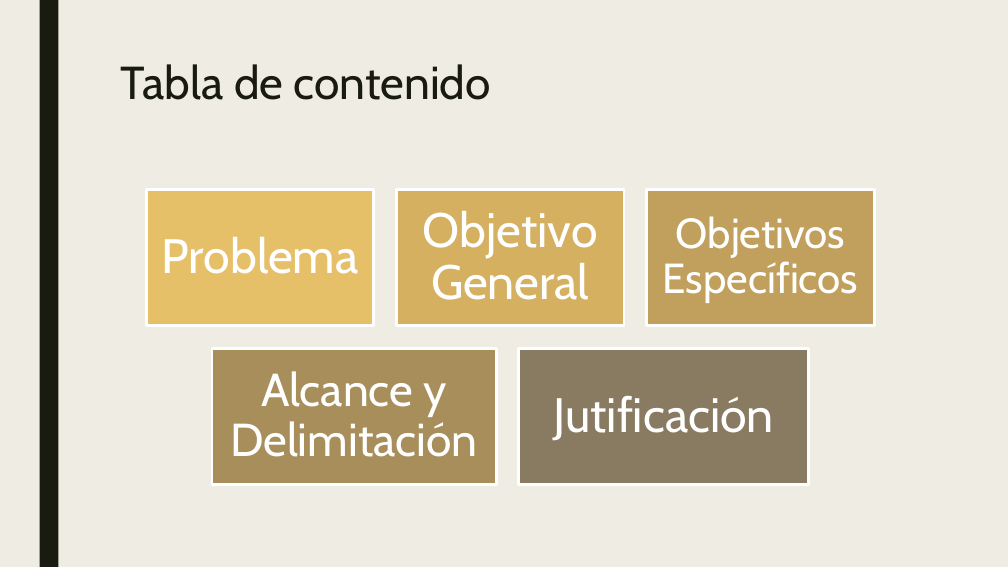
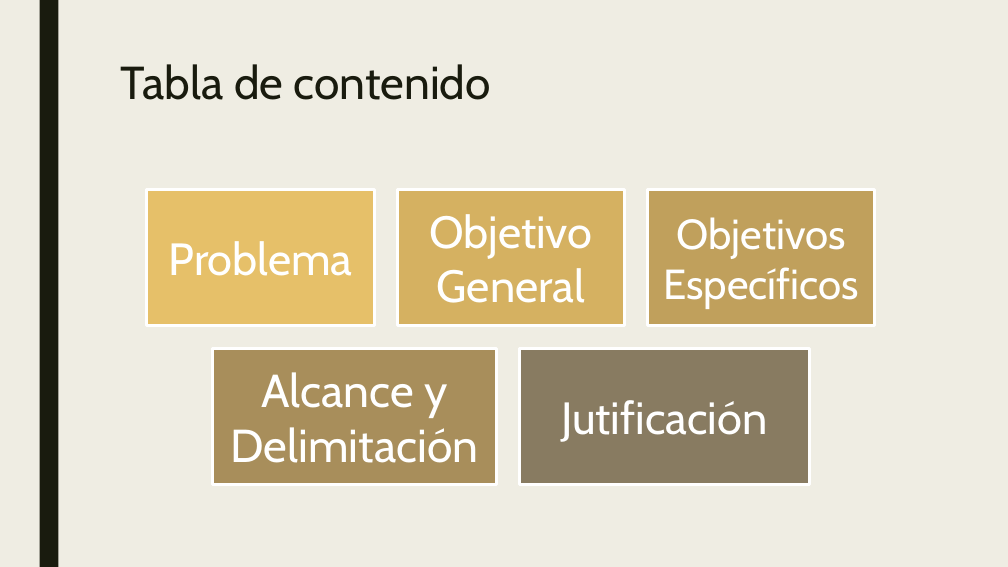
Before and after one commit to Helinks/SI-DLYTime, a slide deck: slide 2 of Docs/Trimestre I/01-Entregable presentación/DLYTime.pptx. Drawn at 1008x567 pixels with LibreOffice and Linux fonts; fonts in the diff are those of the drawing. Boxes give left, top, right and bottom in pixels: in the first picture for what was removed or moved away, otherwise in the second. Text is boxed around its words. In the diff, an @@ line names an element or a change of style, - is before the commit and + after.

```diff
--- a/Docs/Trimestre I/01-Entregable presentación/DLYTime.pptx
+++ b/Docs/Trimestre I/01-Entregable presentación/DLYTime.pptx
@@ rectangle at [397,189,625,326]: fill #D5B061 to #D5B161 @@
@@ text "Objetivos Específicos" at [664,217,859,309]: line spacing 0.9 to 1 @@
@@ text "Alcance y Delimitación" at [231,372,479,463]: line spacing 0.9 to 1 @@
@@ size 46 to 43 pt; line spacing 0.9 to 1; less space between paragraphs in 3 elements at [429,214,592,303], [169,241,353,276], [561,400,767,442] @@
@@ rectangle at [520,349,809,485]: fill #897B61 to #887B61 @@
```
Also in this commit, not shown: 1 other slide changed, 2 other files.
